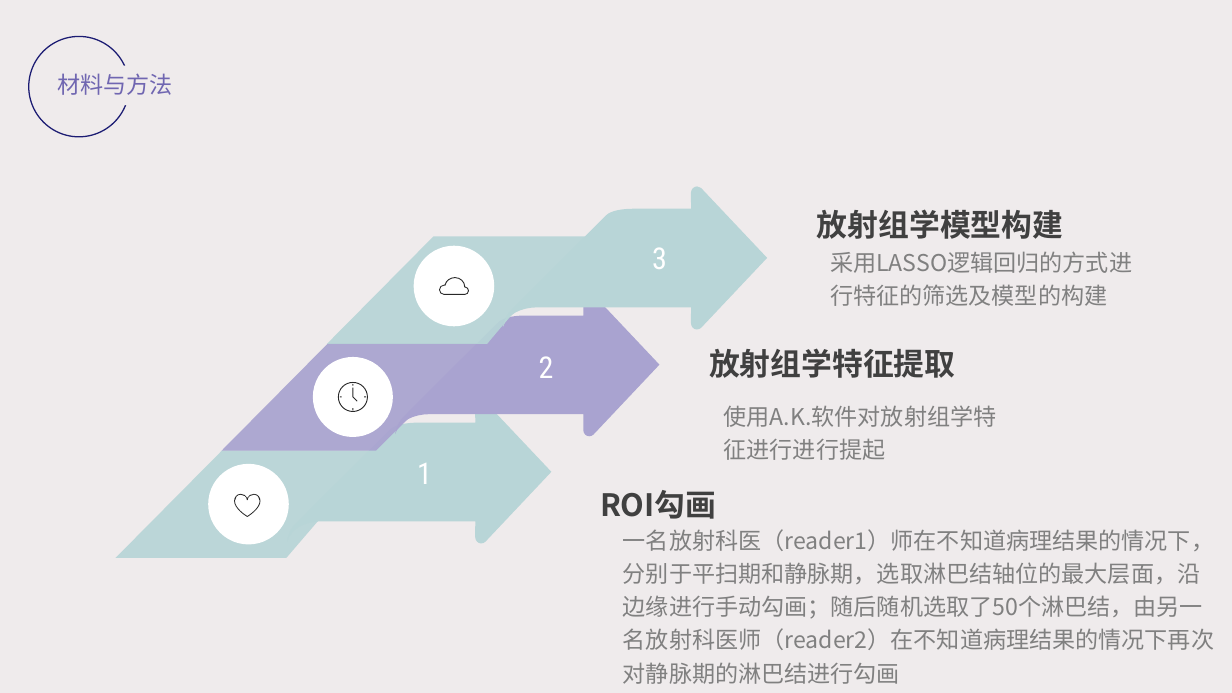
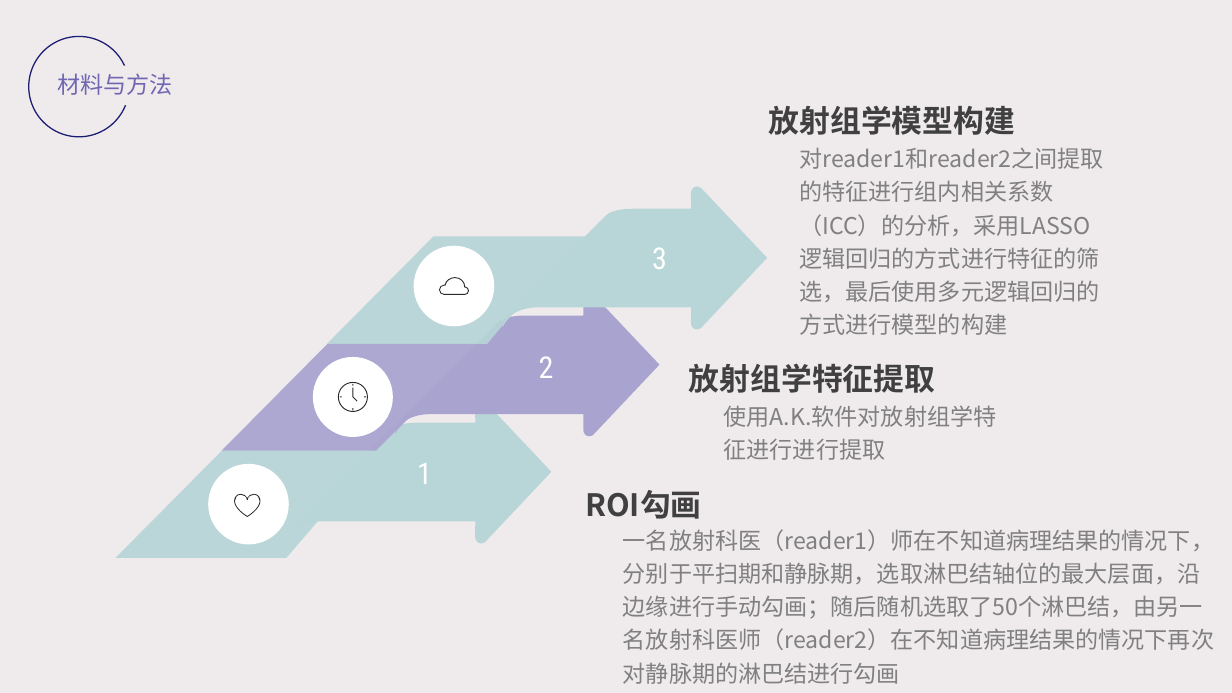
Before and after one commit to dongmengshi/-, a slide deck: slide 13 of ppt/毕业答辩PPT.pptx. Drawn at 1232x693 pixels with LibreOffice and Linux fonts; fonts in the diff are those of the drawing. Boxes give left, top, right and bottom in pixels: in the first picture for what was removed or moved away, otherwise in the second. Text is boxed around its words. In the diff, an @@ line names an element or a change of style, - is before the commit and + after.

```diff
--- a/ppt/毕业答辩PPT.pptx
+++ b/ppt/毕业答辩PPT.pptx
@@ text "放射组学模型构建": place and size @@
-text "放射组学模型构建" at box(817, 209, 1063, 239)
+text "放射组学模型构建" at box(769, 105, 1015, 135)
@@ text at box(799, 147, 1104, 335): text changed @@
-采用LASSO逻辑回归的方式进行特征的筛选及模型的构建
+对reader1和reader2之间提取的特征进行组内相关系数（ICC）的分析，采用LASSO逻辑回归的方式进行特征的筛选，最后使用多元逻辑回归的方式进行模型的构建
@@ text "放射组学特征提取": place and size @@
-text "放射组学特征提取" at box(709, 348, 955, 378)
+text "放射组学特征提取" at box(689, 363, 935, 393)
@@ text at box(724, 405, 997, 460): text changed @@
-使用A.K.软件对放射组学特征进行进行提起
+使用A.K.软件对放射组学特征进行进行提取
@@ text "ROI勾画": place and size @@
-text "ROI勾画" at box(600, 490, 716, 519)
+text "ROI勾画" at box(585, 490, 701, 519)
```
Also in this commit, not shown: 5 other slides changed, 15 slides added, 24 slides removed, 16 other files.
